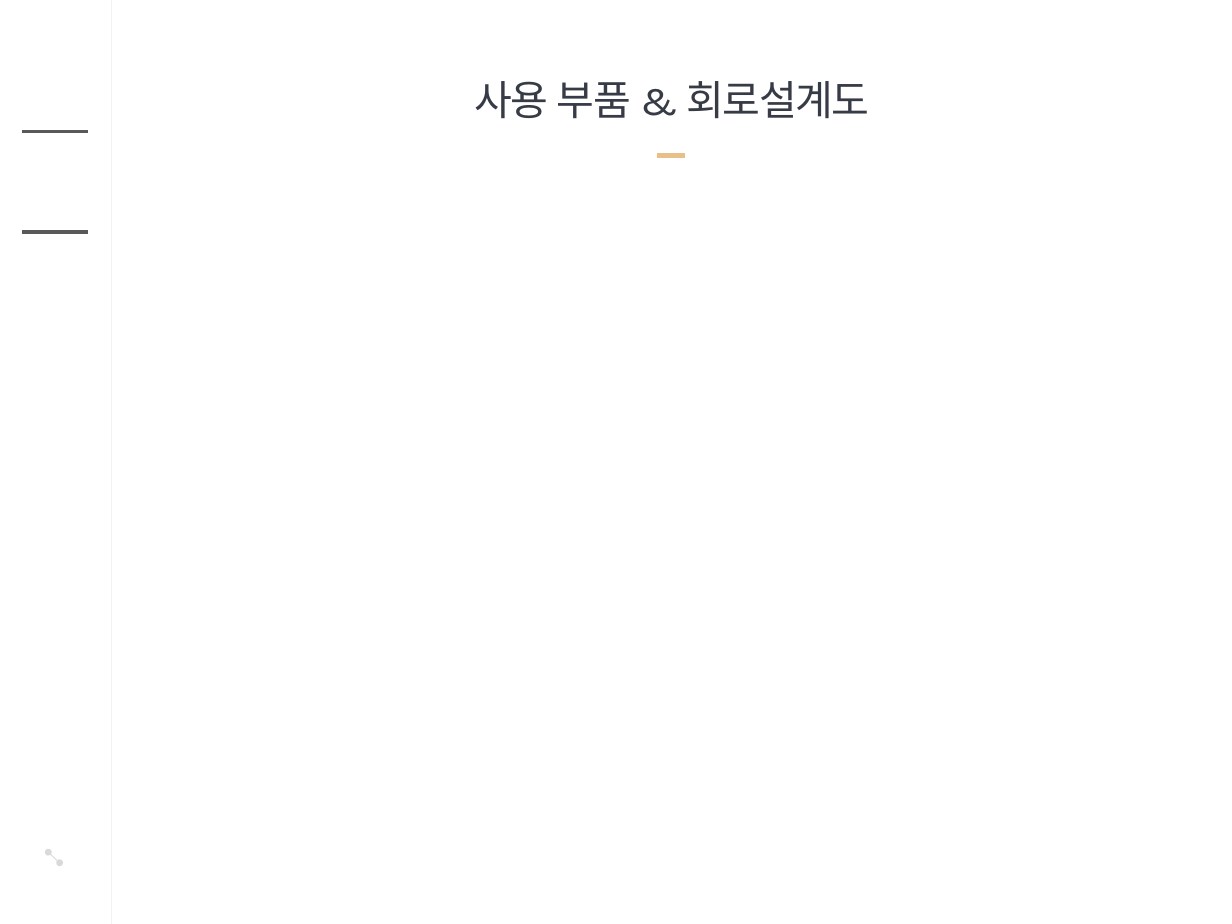
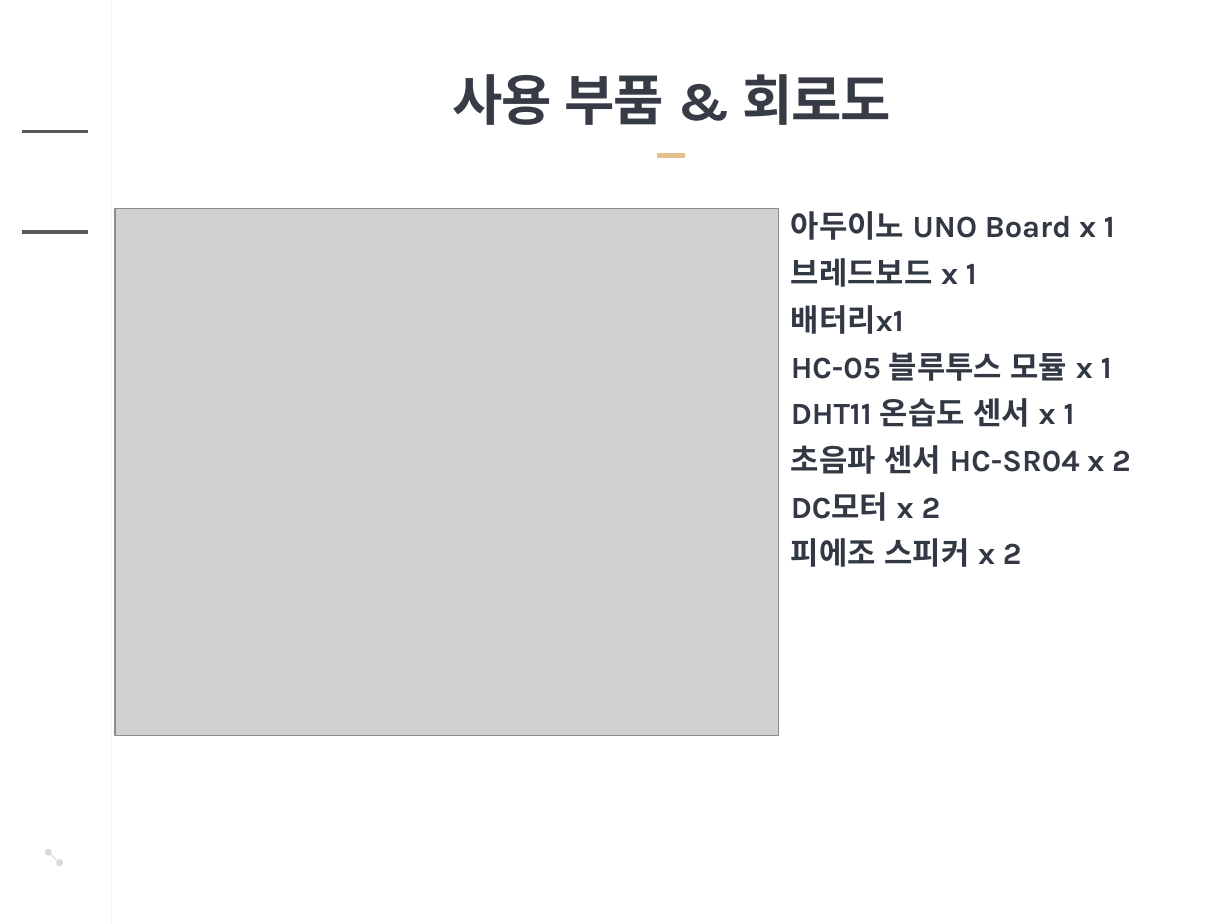
Before and after one commit to younggunwon/SmartUMOCHA, a slide deck: slide 5 of 아두이노 대회 발표자료.pptx. Drawn at 1232x924 pixels with LibreOffice and Linux fonts; fonts in the diff are those of the drawing; grey boxes stand for pictures; background and template pictures are left out. Boxes give left, top, right and bottom in pixels: in the first picture for what was removed or moved away, otherwise in the second. Text is boxed around its words. In the diff, an @@ line names an element or a change of style, - is before the commit and + after.

```diff
--- a/아두이노 대회 발표자료.pptx
+++ b/아두이노 대회 발표자료.pptx
@@ title at (453, 74, 891, 125): text changed; size 24 to 32 pt; bold on @@
-사용 부품 & 회로설계도
+사용 부품 & 회로도
@@ picture added at (115, 208, 777, 736) @@
@@ text added at (791, 211, 1131, 567), 18 pt, text #333944, bold @@
+아두이노 UNO Board x 1
+브레드보드 x 1
+배터리x1
+HC-05 블루투스 모듈 x 1
+DHT11 온습도 센서 x 1
+초음파 센서 HC-SR04 x 2
+DC모터 x 2
+피에조 스피커 x 2
```
Also in this commit, not shown: 1 other slide changed, 1 other file.
